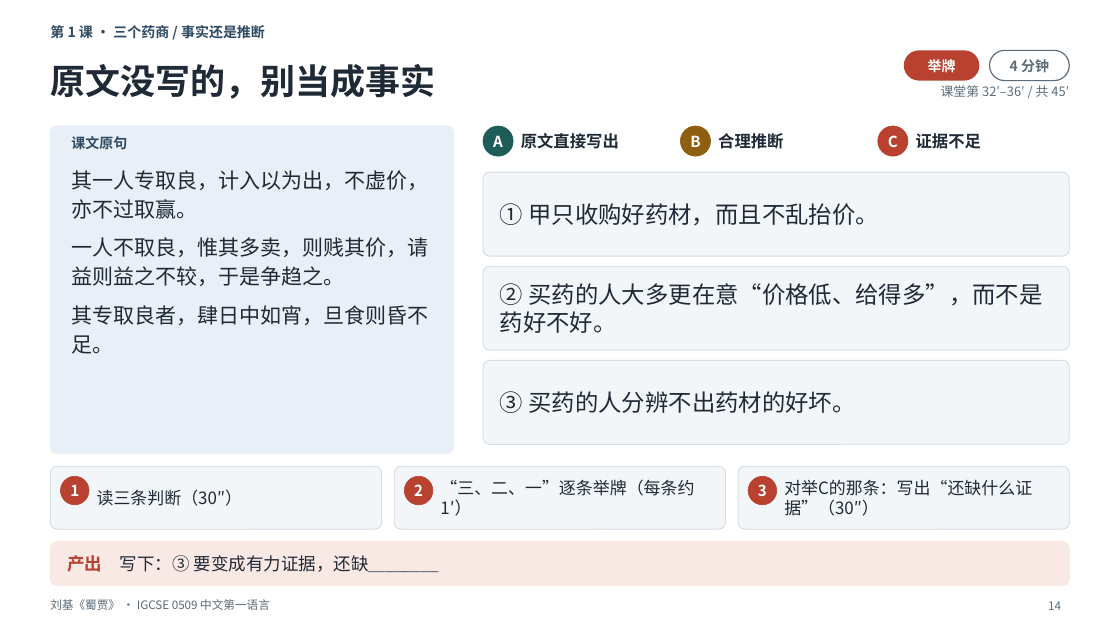
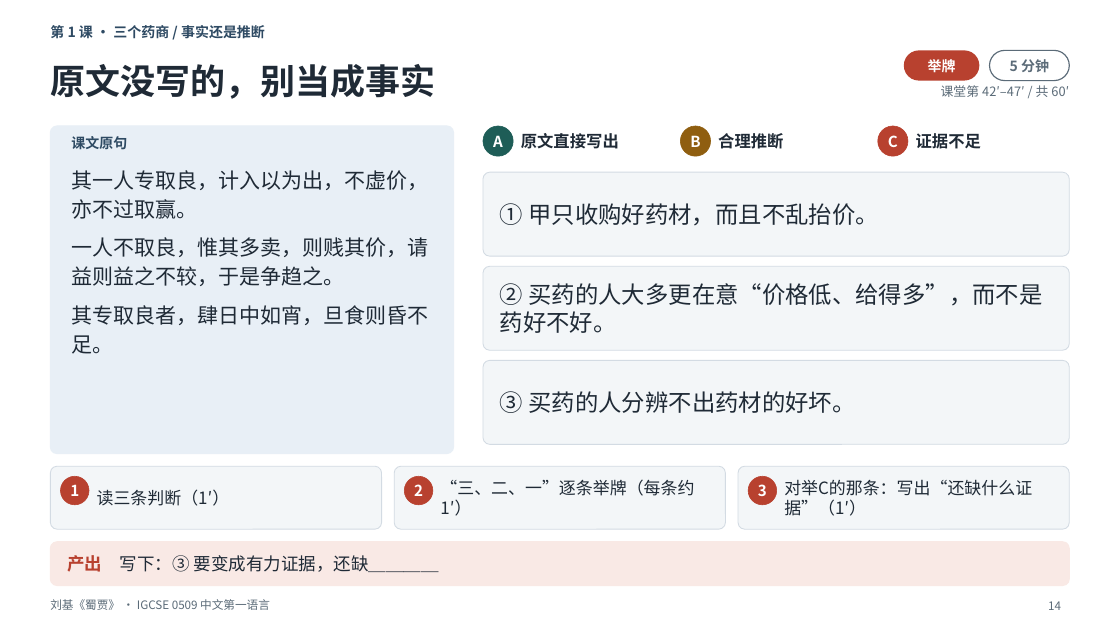
Before and after one commit to darcyduan2026/igcse-0509, a slide deck: slide 14 of LTP + Lesson slides/3.4 文言_刘基《蜀贾》_3课时/0509_3.4_文言_刘基《蜀贾》_4课时_课堂课件_v3.1_重做版.pptx. Drawn at 1120x630 pixels with LibreOffice and Linux fonts; fonts in the diff are those of the drawing. Boxes give left, top, right and bottom in pixels: in the first picture for what was removed or moved away, otherwise in the second. Text is boxed around its words. In the diff, an @@ line names an element or a change of style, - is before the commit and + after.

```diff
--- a/LTP + Lesson slides/3.4 文言_刘基《蜀贾》_3课时/0509_3.4_文言_刘基《蜀贾》_4课时_课堂课件_v3.1_重做版.pptx
+++ b/LTP + Lesson slides/3.4 文言_刘基《蜀贾》_3课时/0509_3.4_文言_刘基《蜀贾》_4课时_课堂课件_v3.1_重做版.pptx
@@ text at bbox=[1010, 59, 1049, 73]: text changed @@
-4 分钟
+5 分钟
@@ text at bbox=[941, 85, 1069, 97]: text changed @@
-课堂第 32′–36′ / 共 45′
+课堂第 42′–47′ / 共 60′
@@ text at bbox=[784, 479, 1032, 516]: text changed @@
-对举C的那条：写出“还缺什么证据”（30″）
+对举C的那条：写出“还缺什么证据”（1′）
@@ text at bbox=[97, 489, 230, 506]: text changed @@
-读三条判断（30″）
+读三条判断（1′）
```
Also in this commit, not shown: 55 other slides changed, 1 slide added, 2 other files.
